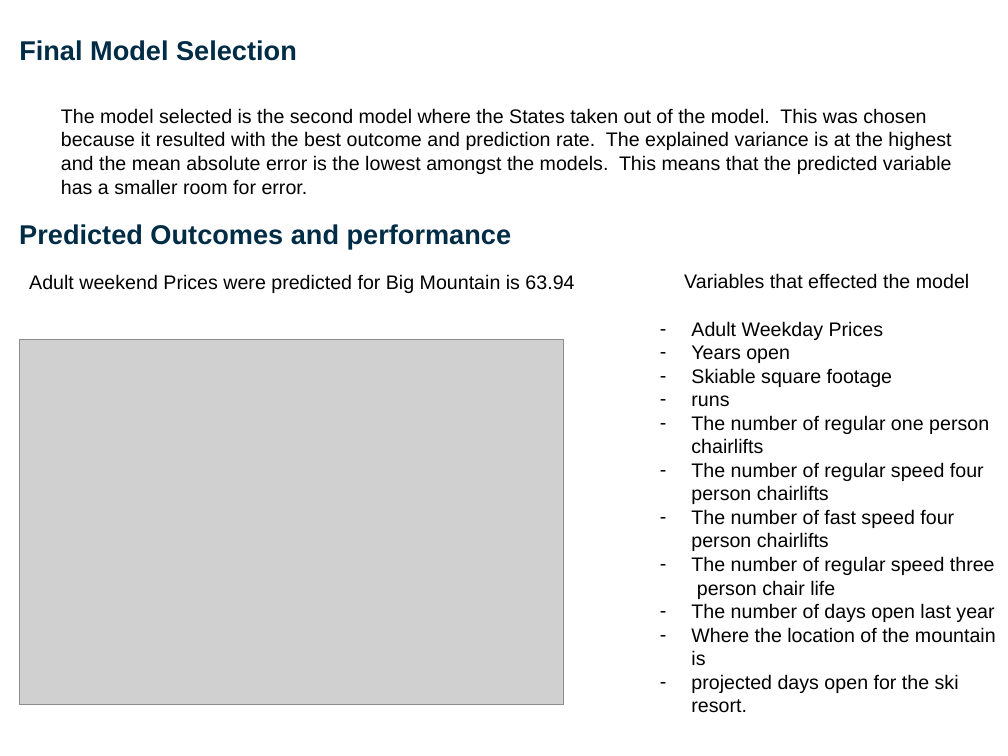
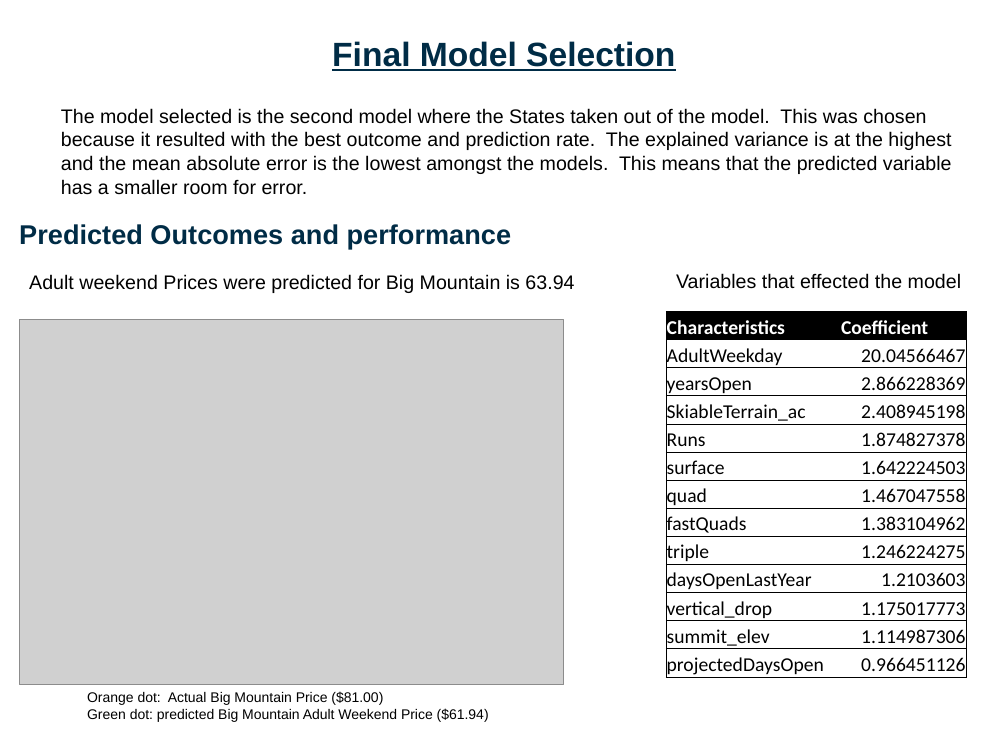
Before and after one commit to funwandrea/GuidedCapstone, a slide deck: slide 6 of Guided Capstone Slide Deck.pptx. Drawn at 1008x756 pixels with LibreOffice and Linux fonts; fonts in the diff are those of the drawing; grey boxes stand for pictures. Boxes give left, top, right and bottom in pixels: in the first picture for what was removed or moved away, otherwise in the second. Text is boxed around its words. In the diff, an @@ line names an element or a change of style, - is before the commit and + after.

```diff
--- a/Guided Capstone Slide Deck.pptx
+++ b/Guided Capstone Slide Deck.pptx
@@ title "Final Model Selection" at <box>332,41,675,71</box>: size 19.4 to 24 pt, underline on; alignment left to centre @@
@@ text "Variables that effected the model": place and size @@
-text "Variables that effected the model" at <box>684,273,969,289</box>
+text "Variables that effected the model" at <box>676,273,961,289</box>
@@ picture: place and size @@
-picture at <box>19,340,563,705</box>
+picture at <box>19,320,563,684</box>
@@ table added at <box>666,311,967,679</box>, 13 rows, 2 columns @@
+Characteristics | Coefficient
+AdultWeekday | 20.04566467
+yearsOpen | 2.866228369
+SkiableTerrain_ac | 2.408945198
+Runs | 1.874827378
+surface | 1.642224503
+quad | 1.467047558
+fastQuads | 1.383104962
+triple | 1.246224275
+daysOpenLastYear | 1.2103603
+vertical_drop | 1.175017773
+summit_elev | 1.114987306
+projectedDaysOpen | 0.966451126
@@ text removed at <box>691,321,996,713</box> @@
-– Adult Weekday Prices
-– Years open
-– Skiable square footage
-– runs
-– The number of regular one person chairlifts
-– The number of regular speed four person chairlifts
-– The number of fast speed four person chairlifts
-– The number of regular speed three person chair life
-– The number of days open last year
-– Where the location of the mountain is
-– projected days open for the ski resort.
@@ text added at <box>87,691,489,722</box>, 10 pt, text #000000 @@
+Orange dot: Actual Big Mountain Price ($81.00)
+Green dot: predicted Big Mountain Adult Weekend Price ($61.94)
```
Also in this commit, not shown: 4 other slides changed, 2 other files.
